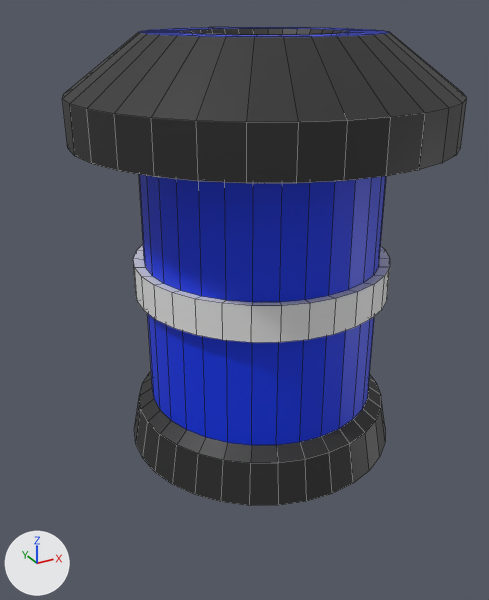
Renders of the Blender file Assets/RobotParts/Attachment/BackupGenerator/BackupGenModel.blend from each side of a commit.
The view is the same before and after, from a 50 mm lens placed at (-2.05, -3.5, 2.04), pointed at (-0.1, 0.04, 0.27). Lighting does not change. The marker at lower left points along +X, +Y and +Z. Mesh edges are drawn as thin lines.

The first picture shows 'Core', 'CoreEnergy'.
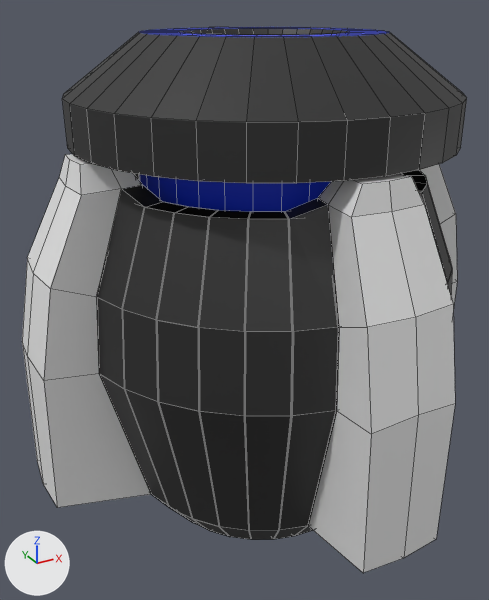
The newer file is also turned or shifted as a whole; pictures and numbers use the older file's frame.

Where the change shows, as pixel boxes [x1, y1, x2, y2] in the pictures (489 x 600 px):
'Shell', added
    after: [22, 154, 457, 573]
    faces in mat_trim (white #e7e7e7): [22, 154, 457, 573]
    faces in mat_body (black #292929): [97, 170, 452, 540]
'CoreEnergy', unchanged, covered by the edit
    before: [139, 174, 386, 445]
    after: [139, 174, 332, 212]

Patch to the scene script:
```diff
--- a/Assets/RobotParts/Attachment/BackupGenerator/BackupGenModel.blend.py
+++ b/Assets/RobotParts/Attachment/BackupGenerator/BackupGenModel.blend.py
@@ me_cylinder_003_1 @@
+me_cylinder_003_1.from_pydata(...)  # 1092 vertices, 964 faces; spans x -1.51..1.51, y -1.51..1.51, z -0.35..2.23
+# faces by material slot: [860, 100, 4]
+me_cylinder_003_1.materials.append(mat_body)  # black #292929
+me_cylinder_003_1.materials.append(mat_trim)  # white #e7e7e7
+me_cylinder_003_1.materials.append(mat_highlight)  # blue #0032e7
@@ ob_shell @@
+ob_shell = bpy.data.objects.new('Shell', me_cylinder_003_1)
+ob_shell.location = (0.0, 0.0, -0.93)
```
